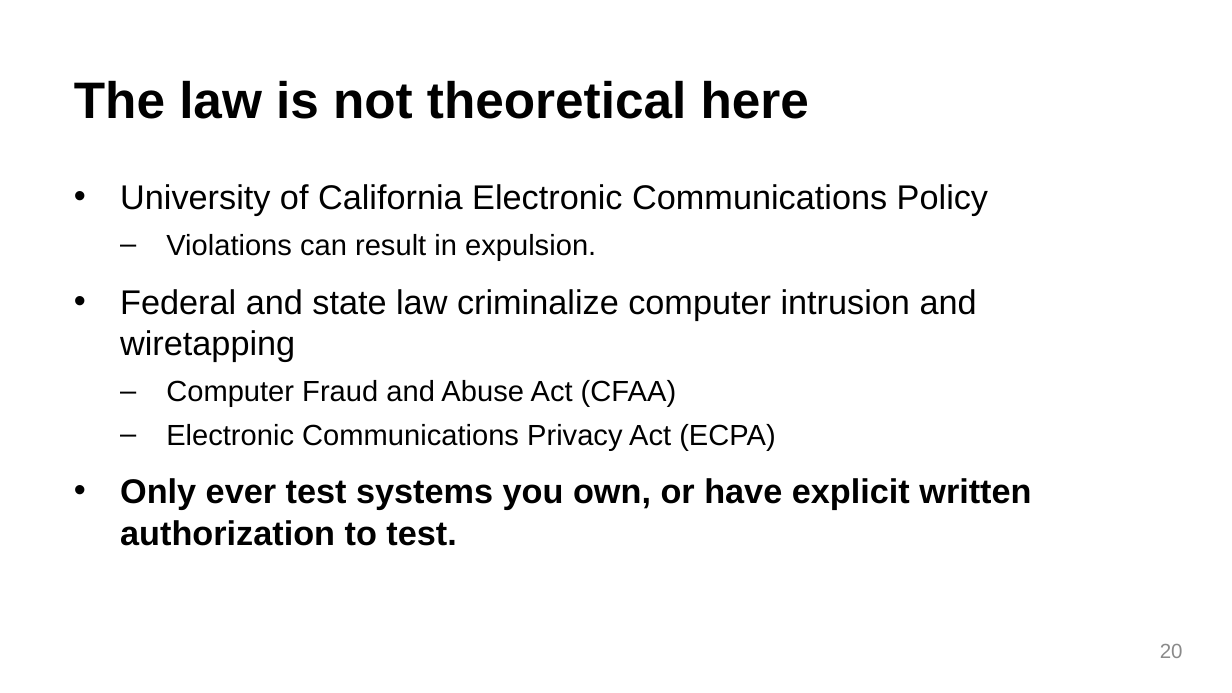
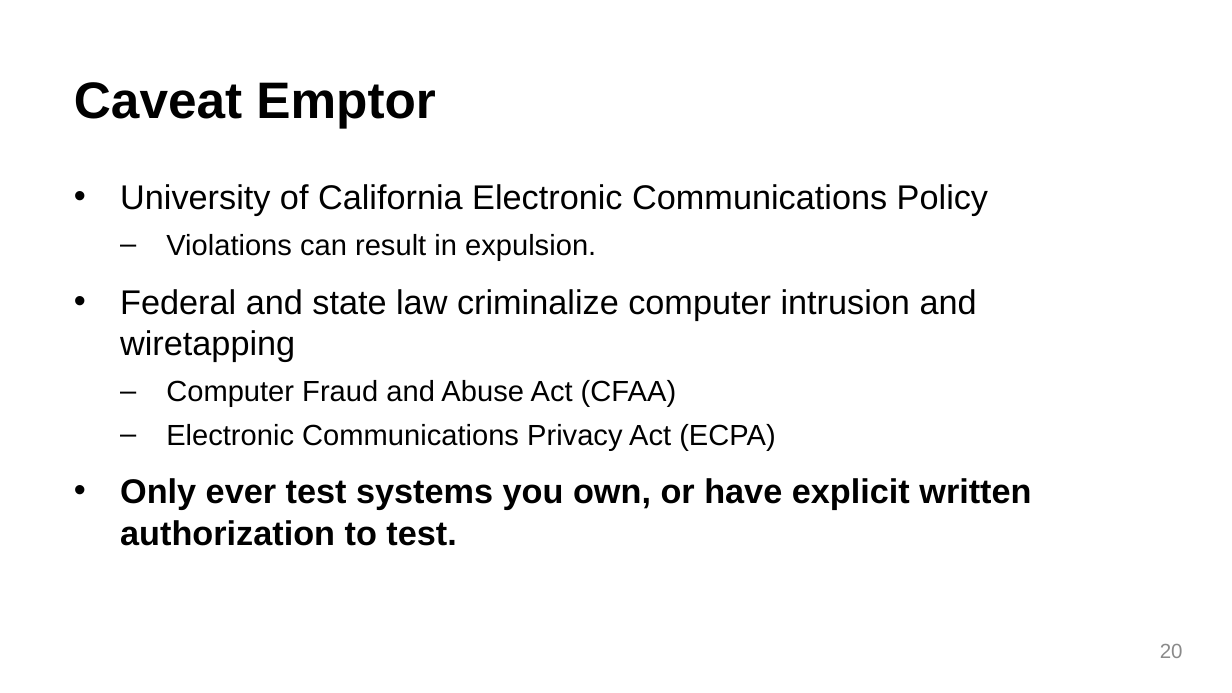
Before and after one commit to Sizvy/CS165_F26_labs, a slide deck: slide 20 of edc_slides/01_cs165-intro.pptx. Drawn at 1232x693 pixels with LibreOffice and Linux fonts; fonts in the diff are those of the drawing. Boxes give left, top, right and bottom in pixels: in the first picture for what was removed or moved away, otherwise in the second. Text is boxed around its words. In the diff, an @@ line names an element or a change of style, - is before the commit and + after.

```diff
--- a/edc_slides/01_cs165-intro.pptx
+++ b/edc_slides/01_cs165-intro.pptx
@@ title at (74,82,435,128): text changed @@
-The law is not theoretical here
+Caveat Emptor
```
Also in this commit, not shown: 6 other slides changed, 2 other files.
